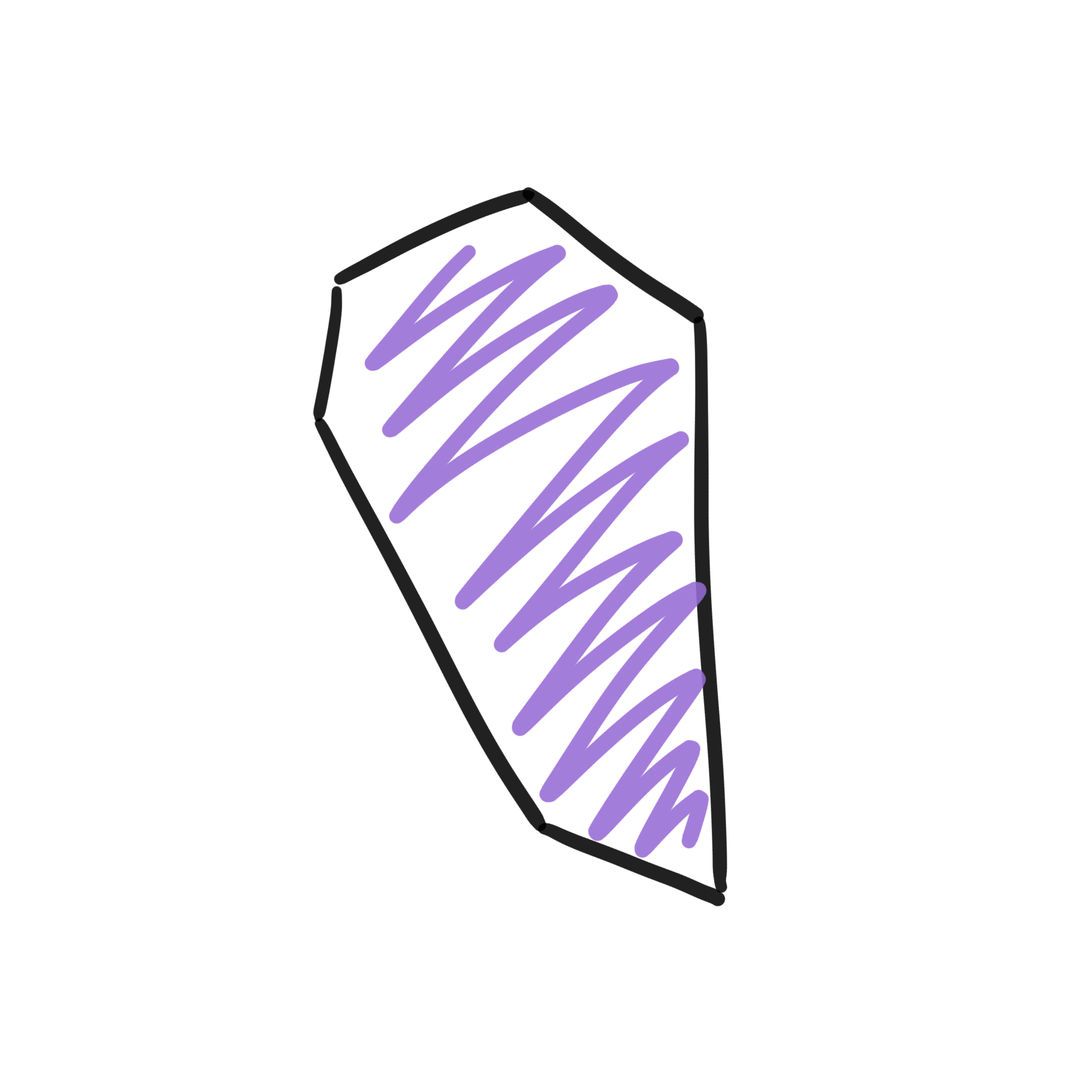
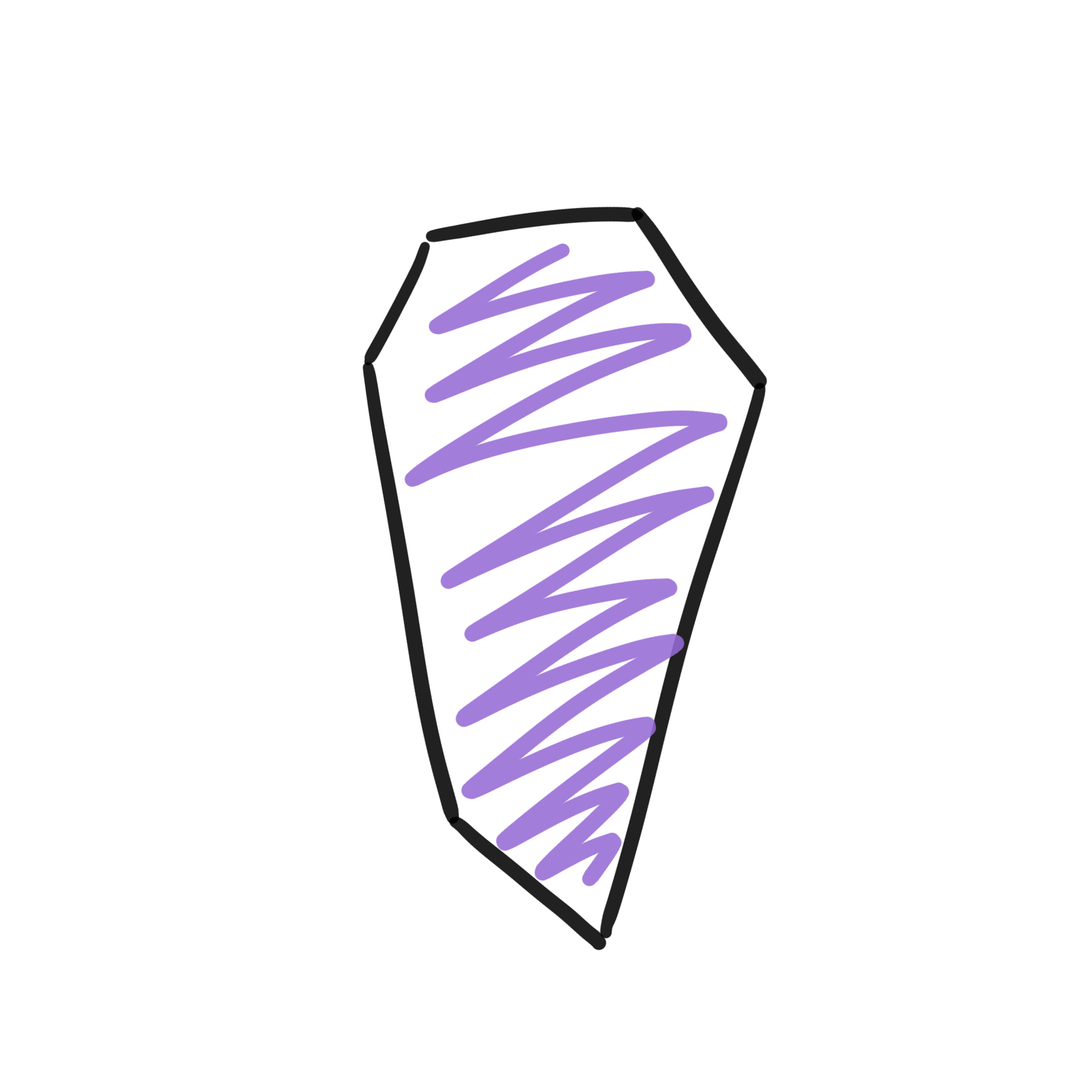
Layer changes from the first 1091 x 1091 image to the second:
painted on "Layer 2" over (x1=312, y1=186, x2=768, y2=952)
